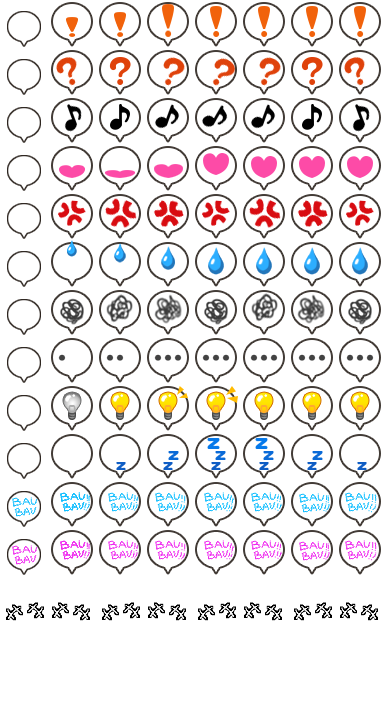
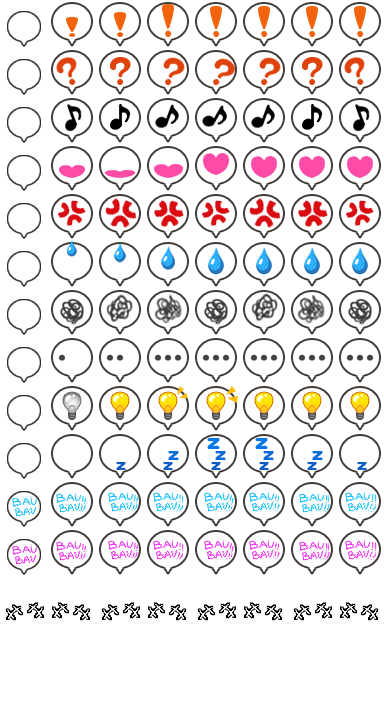
Layers edited between the first and the second w=384, h=720 image:
added group "baus" with 2 layers above "bubbles2" over [56, 492, 282, 561]
moved "bau1" into group "baus", painted on it over [56, 492, 282, 513]
moved "bau2" into group "baus", painted on it over [56, 540, 282, 561]
